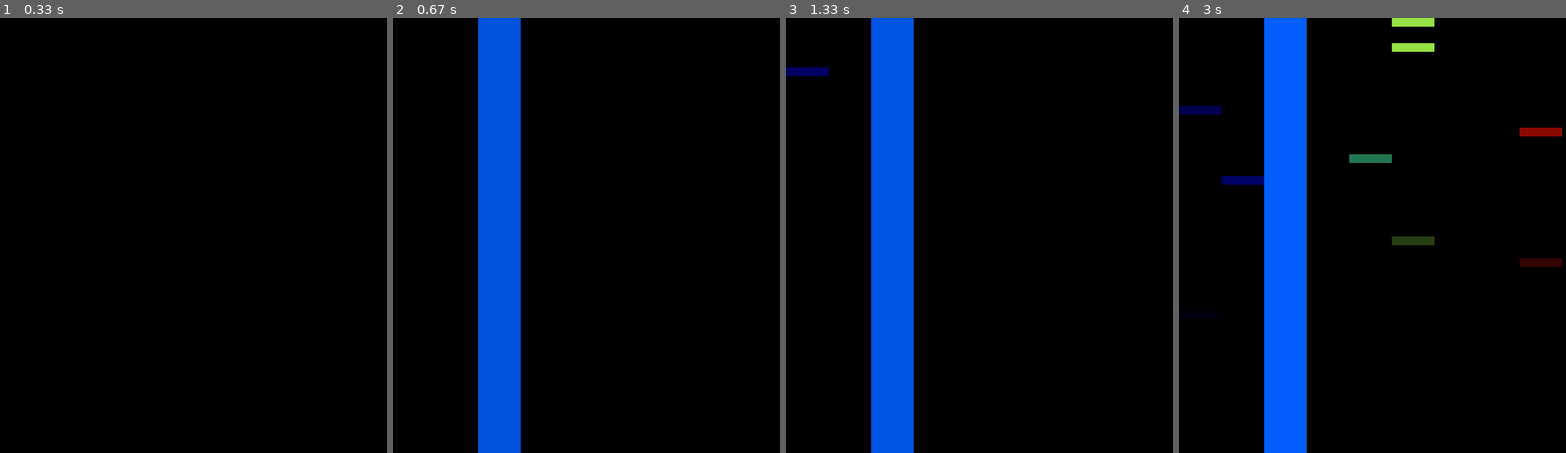
Above: before the commit, frames 1-4 (left to right).
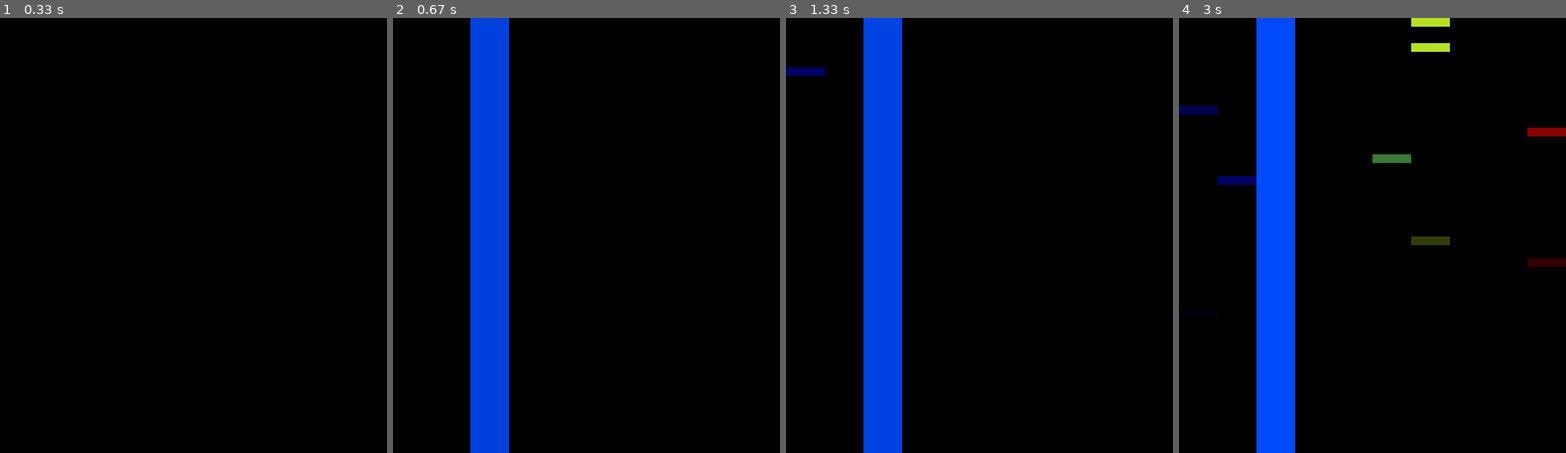
Above: after the commit, the same moments.

Repository: gabrielhuang/visual-instrument
Game: pygame game, started from pygame_demo.py
The game is run twice, just before and just after one commit, with the same random seed, the same clock (stepped at 60 frames per second) and the same inputs. The source is Python 2; it was converted automatically to run under Python 3.
Inputs:
- Up to frame 1 (0.33 s): no input
- Up to frame 2 (0.67 s): hold D from 0.33 s (still down)
- Up to frame 3 (1.33 s): release D at 0.8 s; hold D 0.83-1.3 s; tap K at 0.98 s
- Up to frame 4 (3 s): hold A 1.33-1.87 s; tap 2 at 1.48, 2.82 s; hold S 1.9-2.2 s; tap 1 at 2.05 s; hold A 2.23-2.63 s; tap K at 2.38 s; hold D from 2.67 s (still down)

Frame 1 is identical in both runs. In frame 2, 5.0% of the frame differs, in the area x 20-33%, y 0-100%; in frame 3, 5.0%; in frame 4, 6.2%, in the area x 10-100%, y 0-100%.

Commit message:
add samples

Diff:
--- a/pygame_demo.py
+++ b/pygame_demo.py
@@ -53,6 +53,7 @@
        'snare':  (Sound("samples/Snare 16.wav"), 0),
        'drumloop_1':  (Sound("samples/House_Kit_01-Full_Drums-125-E.wav"), 1),
        'drumloop_2':  (Sound("samples/House_Kit_01-Kickless_Drums-125-E.wav"), 1),
+       'drumloop_3':  (Sound("samples/House_Kit_01-Minimal_Drums-125-E.wav"), 1),
        'bass_e': (Sound('samples/Bass E.wav'), 0),
        'bass_f': (Sound('samples/Bass F.wav'), 0),
        'chord_c': (Sound('samples/house-Chord C.wav'), 0),
@@ -65,6 +66,7 @@
         pygame.K_a: 'hat',
         pygame.K_d: 'drumloop_1',
         pygame.K_f: 'drumloop_2',
+        pygame.K_g: 'drumloop_3',
         pygame.K_1: 'bass_e',
         pygame.K_2: 'bass_f',
         pygame.K_3: 'chord_c',
Not shown, added: samples/House_Kit_01-Minimal_Drums-125-E.wav
